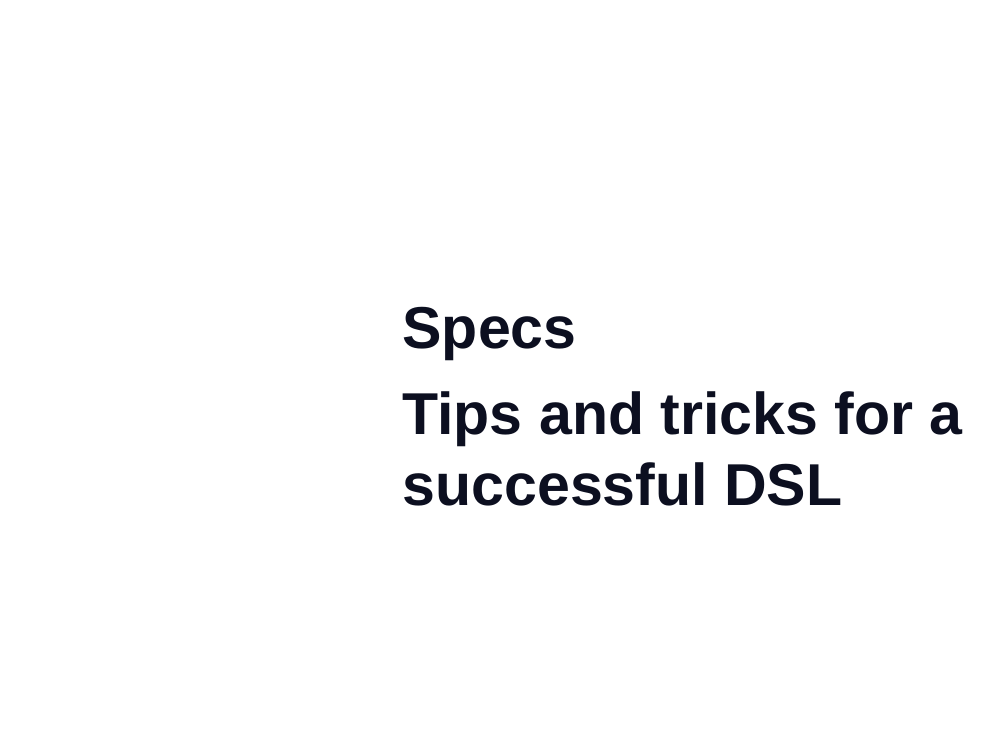
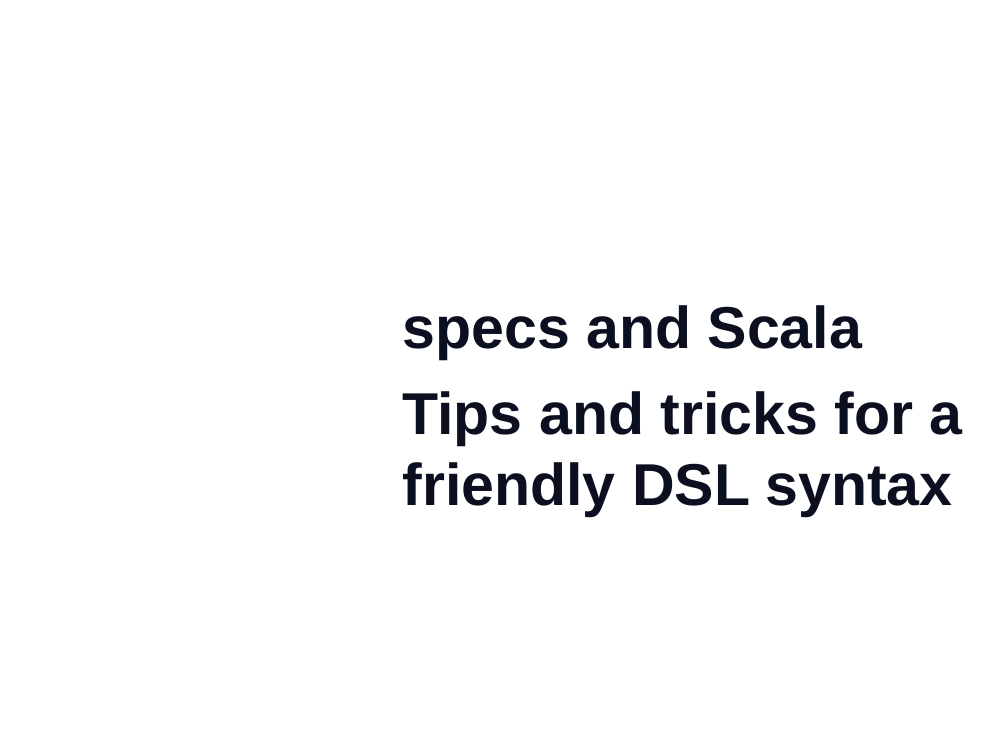
Before and after one commit to etorreborre/oscon-2010, a slide deck: slide 1 of src/main/resources/oscon_2010_specs.pptx. Drawn at 1008x756 pixels with LibreOffice and Linux fonts; fonts in the diff are those of the drawing; background and template pictures are left out. Boxes give left, top, right and bottom in pixels: in the first picture for what was removed or moved away, otherwise in the second. Text is boxed around its words. In the diff, an @@ line names an element or a change of style, - is before the commit and + after.

```diff
--- a/src/main/resources/oscon_2010_specs.pptx
+++ b/src/main/resources/oscon_2010_specs.pptx
@@ title at (403, 305, 862, 359): text changed @@
-Specs
+specs and Scala
@@ text at (403, 391, 962, 516): text changed @@
-Tips and tricks for a successful DSL
+Tips and tricks for a friendly DSL syntax
```
Also in this commit, not shown: 1 other slide changed, 3 slides added, 1 slide removed, 2 other files.
